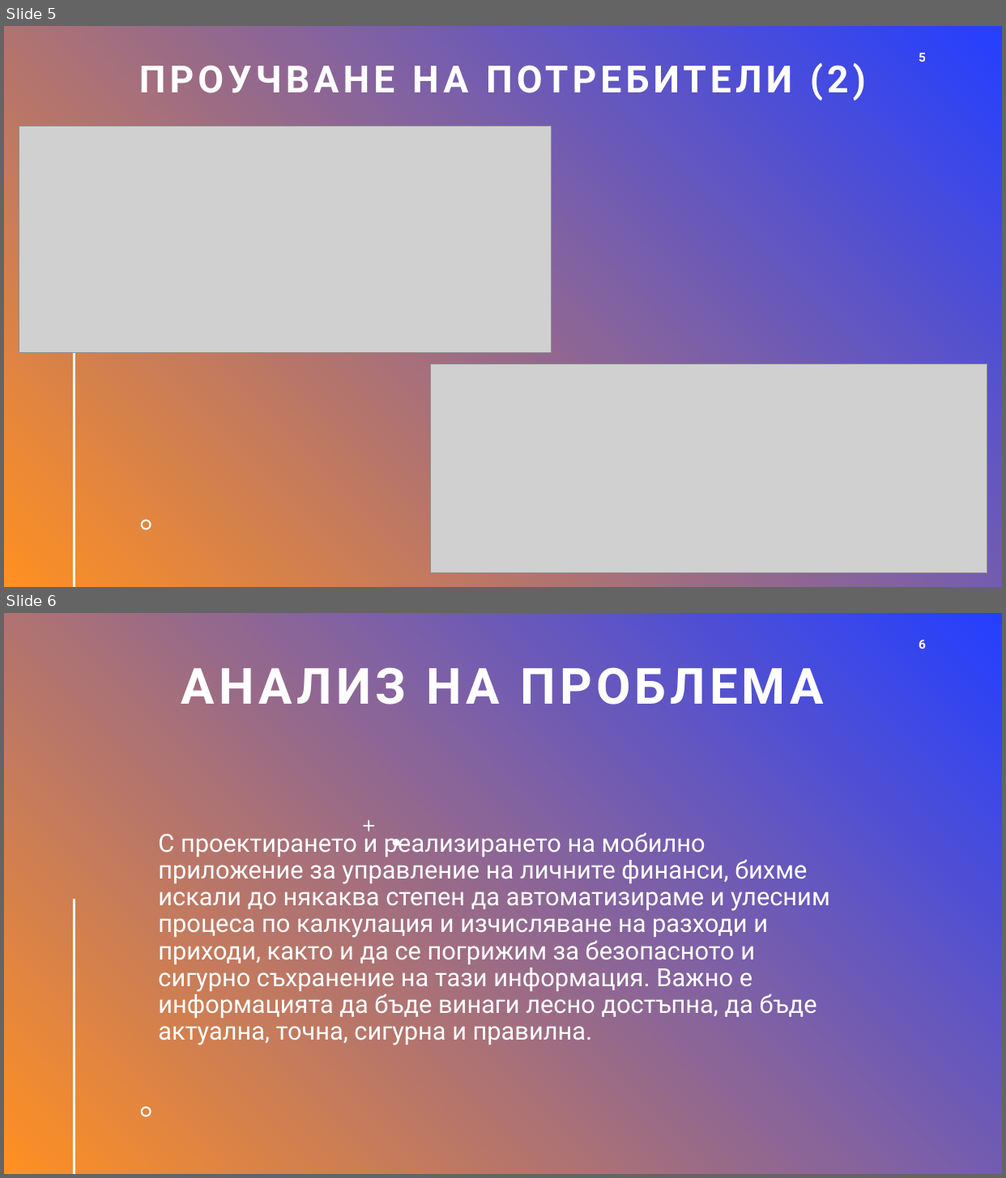
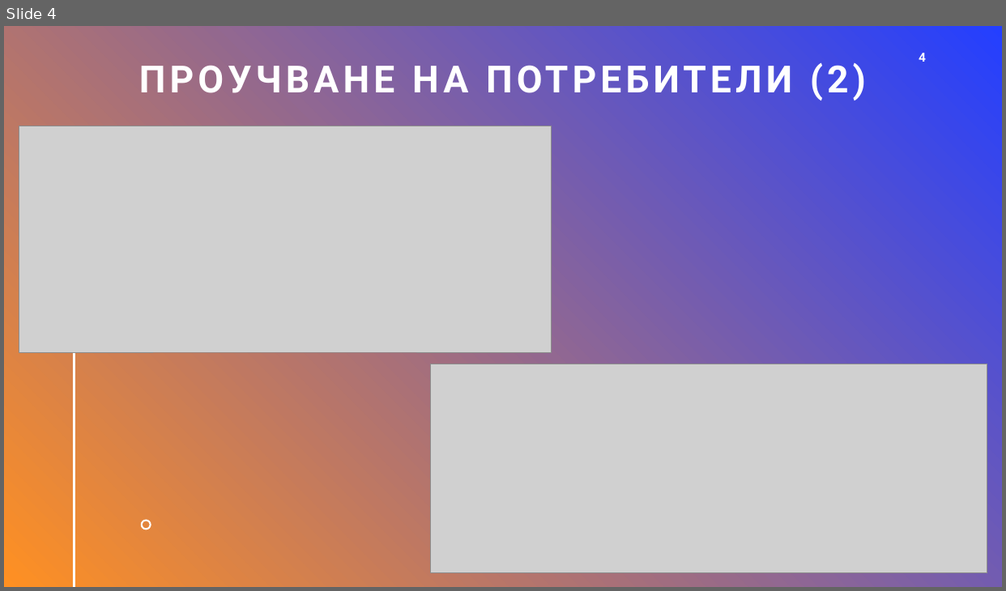
Before and after one commit to magopyan/Pocket-Finances, a slide deck: Documentation/Final Presentation/Presentation.pptx. Shown one above the other, each under a label of ours: slides 5 and 6 before the commit, slide 4 after it. The pictures are 1006x1178 and 1006x591 pixels, drawn with LibreOffice and Linux fonts; fonts in the diff are those of the drawing; grey boxes stand for pictures. Boxes give left, top, right and bottom in pixels: in the first picture for what was removed or moved away, otherwise in the second. Text is boxed around its words. In the diff, an @@ line names an element or a change of style, - is before the commit and + after.

```diff
--- a/Documentation/Final Presentation/Presentation.pptx
+++ b/Documentation/Final Presentation/Presentation.pptx
@@ slide 6 removed at [4,613,1002,1174], background gradient #243FFF to #FF9022; not listed: 2 template elements that a slide beside it also shows @@
@@ page number removed at [918,640,926,649] @@
-6
@@ title removed at [181,667,824,705] @@
-АНАЛИЗ НА ПРОБЛЕМА
@@ text removed at [158,829,830,1046] @@
-С проектирането и реализирането на мобилно приложение за управление на личните финанси, бихме искали до някаква степен да автоматизираме и улесним процеса по калкулация и изчисляване на разходи и приходи, както и да се погрижим за безопасното и сигурно съхранение на тази информация. Важно е информацията да бъде винаги лесно достъпна, да бъде актуална, точна, сигурна и правилна.
@@ freeform shape removed at [364,820,374,832] @@
@@ freeform shape removed at [393,839,400,846] @@
@@ what was slide 5 is now slide 4 @@
@@ page number at [918,53,926,62]: text changed @@
-5
+4
```
Also in this commit, not shown: 10 slides changed, 4 slides added, 1 other slide removed, 2 other files.
